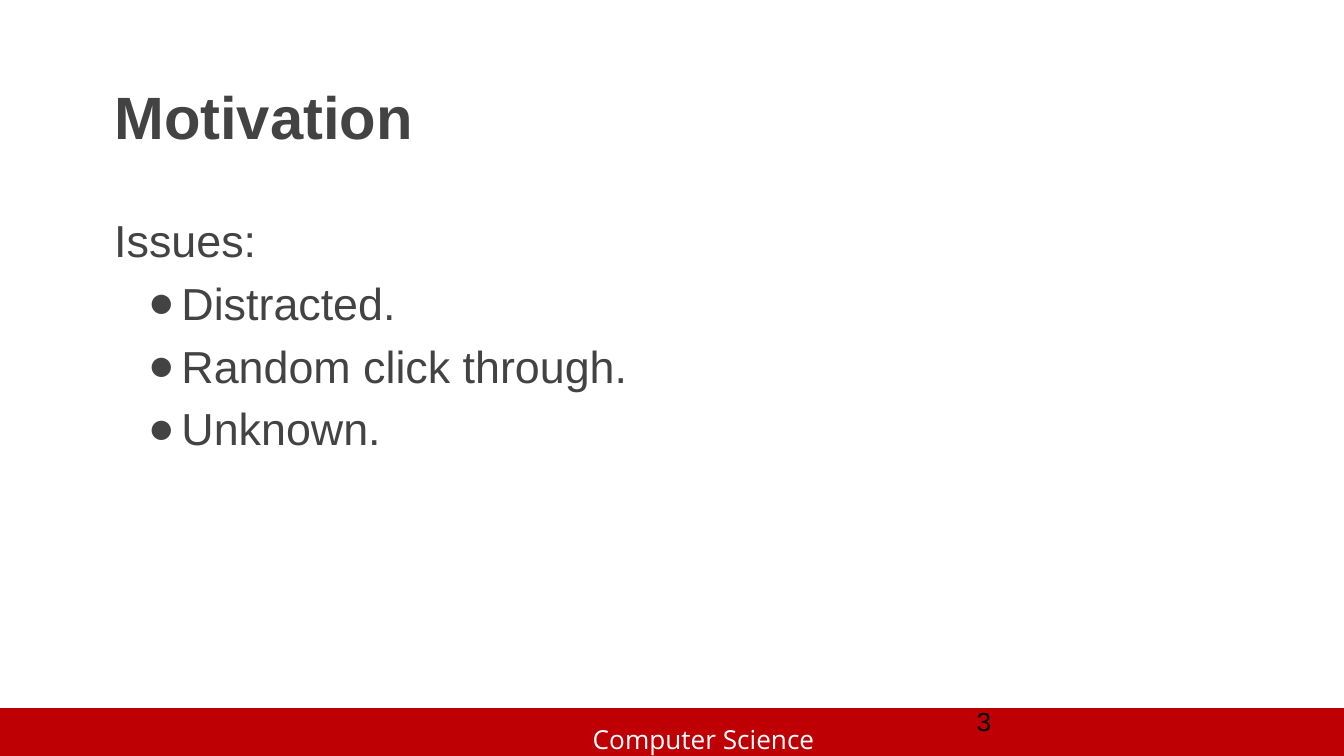
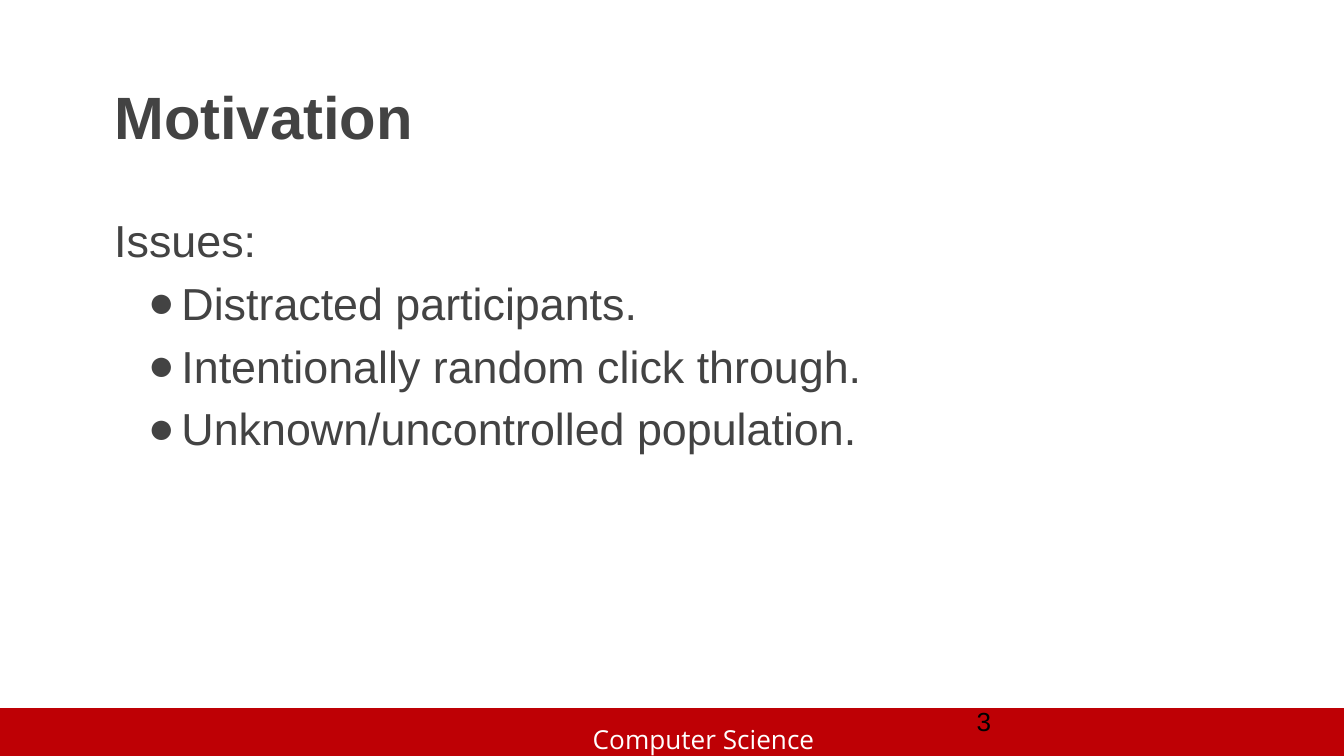
Before and after one commit to slhttc/slhttc.github.io, a slide deck: slide 3 of cv/Exploring Crowd Consistency in a Mechanical Turk Survey.pptx. Drawn at 1344x756 pixels with LibreOffice and Linux fonts; fonts in the diff are those of the drawing; background and template pictures are left out. Boxes give left, top, right and bottom in pixels: in the first picture for what was removed or moved away, otherwise in the second. Text is boxed around its words. In the diff, an @@ line names an element or a change of style, - is before the commit and + after.

```diff
--- a/cv/Exploring Crowd Consistency in a Mechanical Turk Survey.pptx
+++ b/cv/Exploring Crowd Consistency in a Mechanical Turk Survey.pptx
@@ subtitle at (x1=181, y1=287, x2=861, y2=454): text changed @@
-● Distracted.
-● Random click through.
-● Unknown.
+● Distracted participants.
+● Intentionally random click through.
+● Unknown/uncontrolled population.
```
Also in this commit, not shown: 5 other slides changed, 7 slides added, 3 slides removed.
